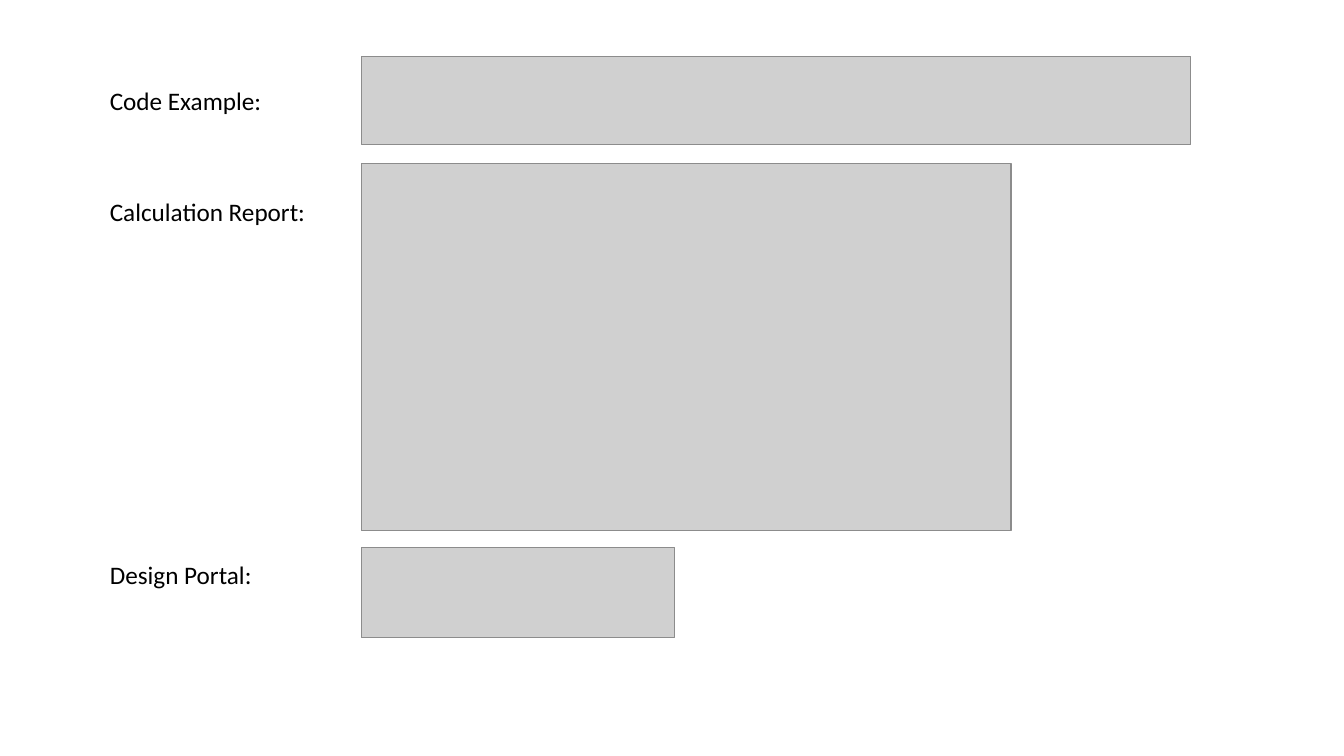
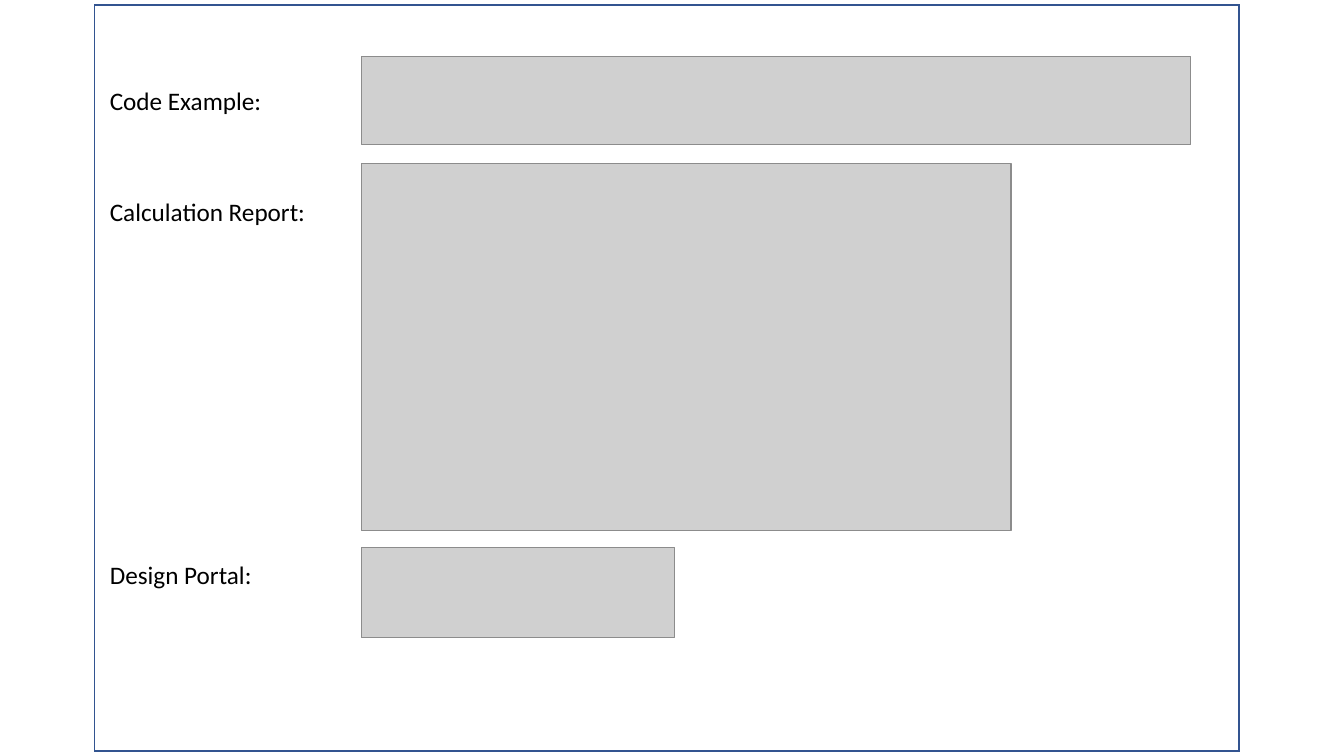
Before and after one commit to youandvern/encomp-docs, a slide deck: slide 4 of docs/source/_static/examples_slides.pptx. Drawn at 1344x756 pixels with LibreOffice and Linux fonts; fonts in the diff are those of the drawing; grey boxes stand for pictures. Boxes give left, top, right and bottom in pixels: in the first picture for what was removed or moved away, otherwise in the second. Text is boxed around its words. In the diff, an @@ line names an element or a change of style, - is before the commit and + after.

```diff
--- a/docs/source/_static/examples_slides.pptx
+++ b/docs/source/_static/examples_slides.pptx
@@ rectangle added at (x1=95, y1=5, x2=1239, y2=751), outline #325491 1 pt @@
```
Also in this commit, not shown: 5 other slides changed, 2 slides added.
